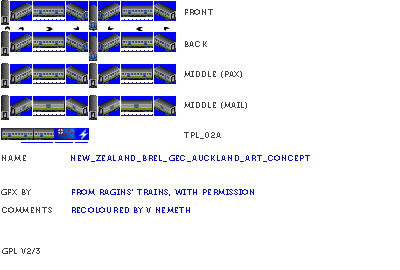
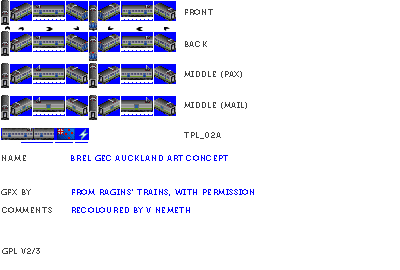
Layer changes from the first 400px x 270px image to the second:
added layer "panto" above "mail_door" over [left=2, top=4, right=174, bottom=109]
renamed "Layer 3" to "vehicle and panto", painted on it over [left=2, top=128, right=54, bottom=137]
renamed "New_Zealand_BREL_GEC_Auckland_ART_Concept" to "BREL GEC Auckland ART Concept", painted on it over [left=72, top=155, right=310, bottom=162]
